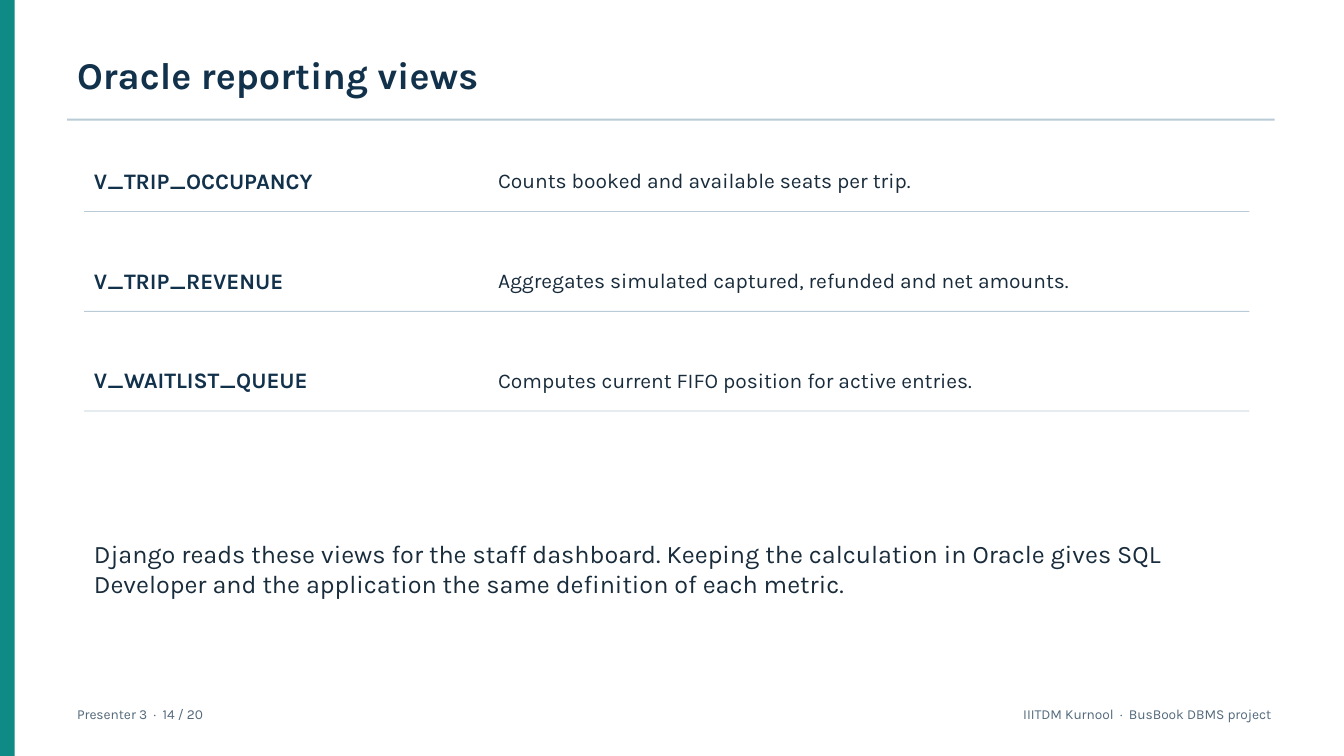
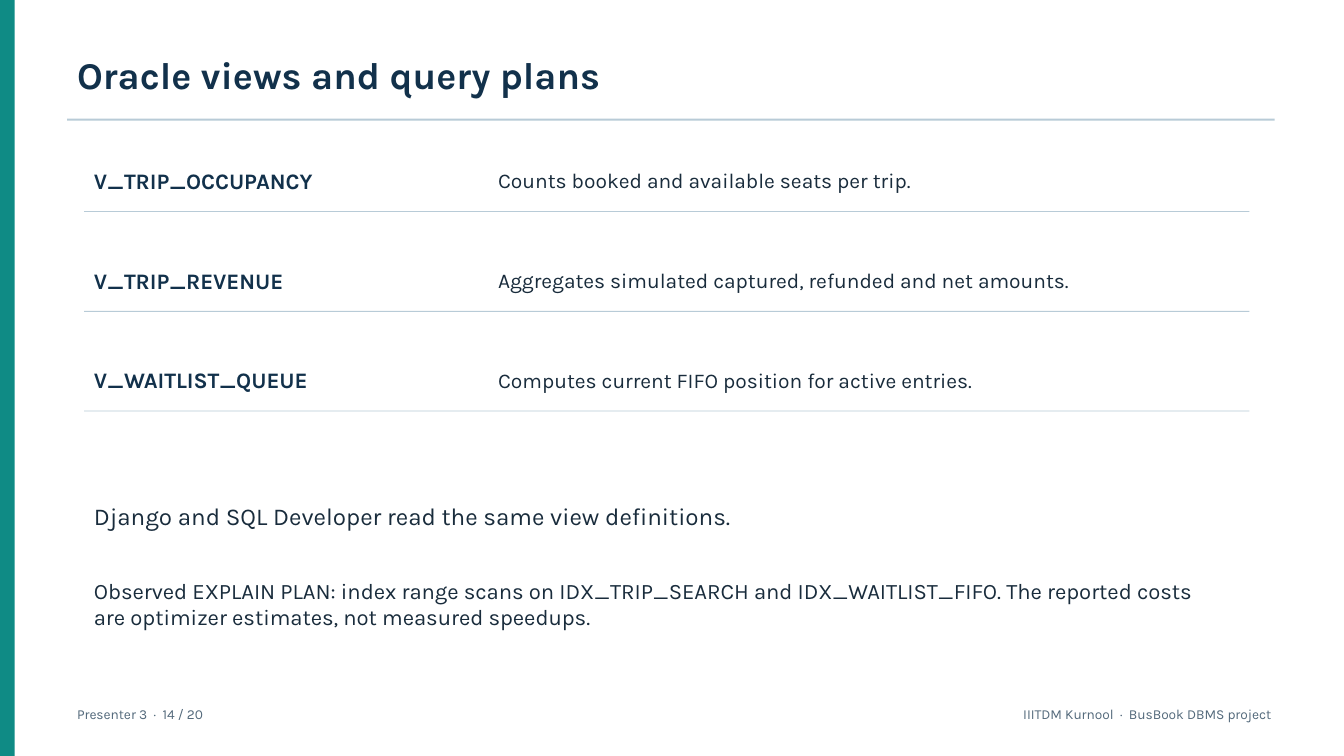
Before and after one commit to karthik-goud227/bus-ticket-booking-system, a slide deck: slide 14 of docs/BusBook_DBMS_Presentation_Updated.pptx. Drawn at 1344x756 pixels with LibreOffice and Linux fonts; fonts in the diff are those of the drawing. Boxes give left, top, right and bottom in pixels: in the first picture for what was removed or moved away, otherwise in the second. Text is boxed around its words. In the diff, an @@ line names an element or a change of style, - is before the commit and + after.

```diff
--- a/docs/BusBook_DBMS_Presentation_Updated.pptx
+++ b/docs/BusBook_DBMS_Presentation_Updated.pptx
@@ text at [77, 62, 600, 99]: text changed @@
-Oracle reporting views
+Oracle views and query plans
@@ text at [94, 508, 730, 531]: text changed; size 18 to 17.2 pt @@
-Django reads these views for the staff dashboard. Keeping the calculation in Oracle gives SQL Developer and the application the same definition of each metric.
+Django and SQL Developer read the same view definitions.
@@ text added at [94, 584, 1192, 631], 15.8 pt, text #192C3C @@
+Observed EXPLAIN PLAN: index range scans on IDX_TRIP_SEARCH and IDX_WAITLIST_FIFO. The reported costs are optimizer estimates, not measured speedups.
```
Also in this commit, not shown: 1 other slide changed, 2 slides added, 2 slides removed.
